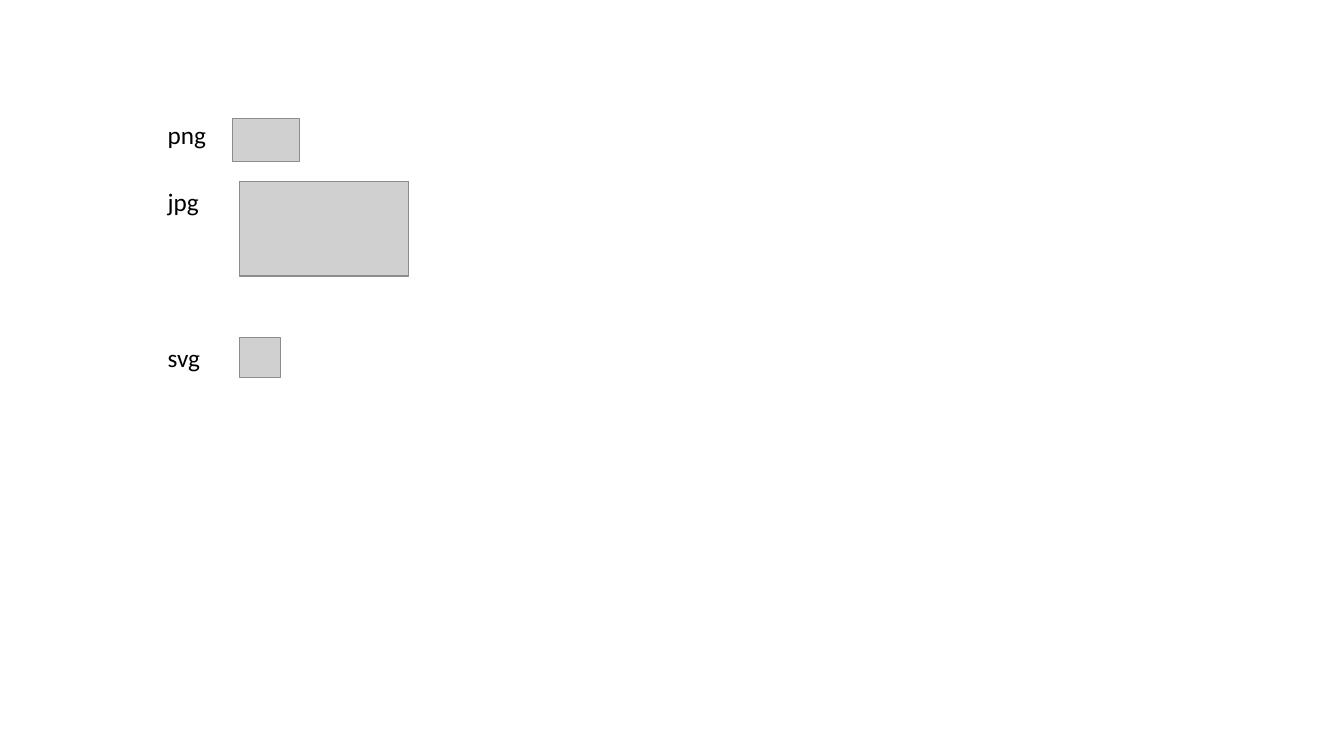
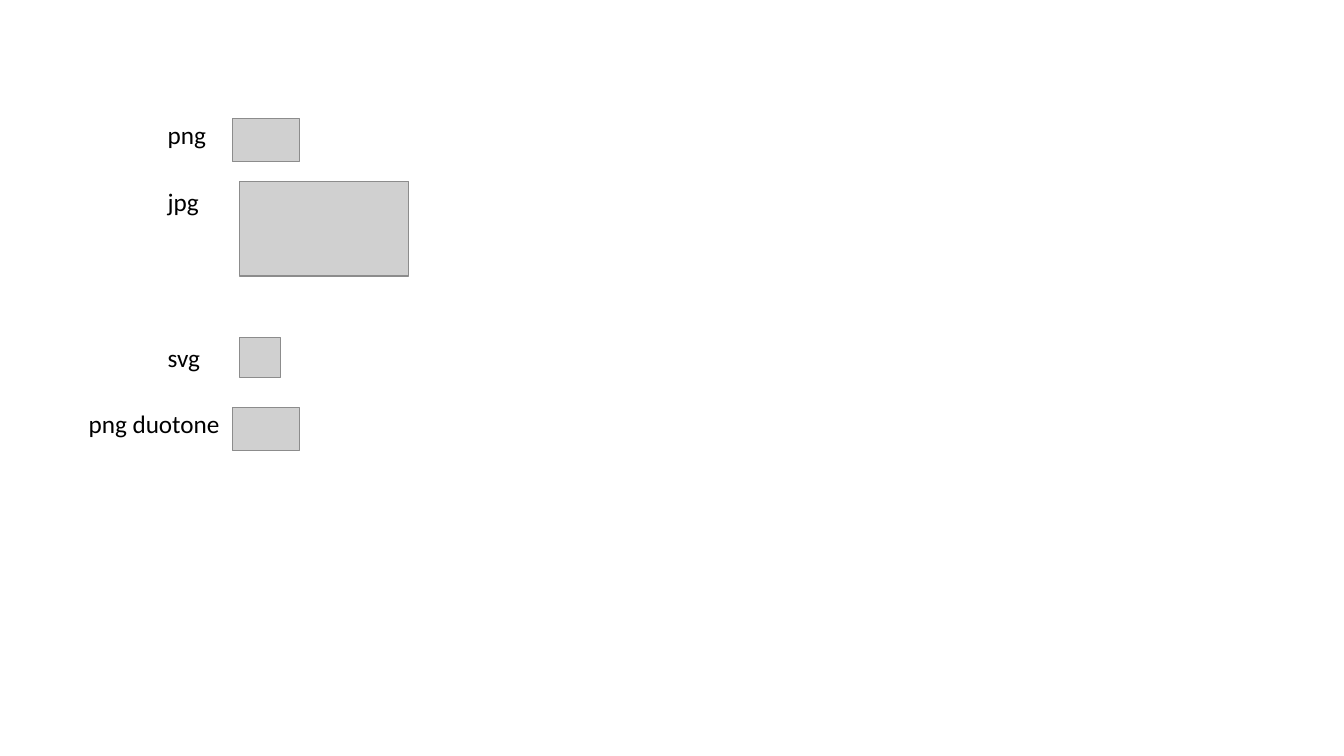
Before and after one commit to singerla/pptx-automizer, a slide deck: slide 2 of __tests__/pptx-templates/SlideWithImages.pptx. Drawn at 1344x756 pixels with LibreOffice and Linux fonts; fonts in the diff are those of the drawing; grey boxes stand for pictures. Boxes give left, top, right and bottom in pixels: in the first picture for what was removed or moved away, otherwise in the second. Text is boxed around its words. In the diff, an @@ line names an element or a change of style, - is before the commit and + after.

Commit message:
chore(test): add external png to media dir; add duotone example to SlideWithImages.pptx

```diff
--- a/__tests__/pptx-templates/SlideWithImages.pptx
+++ b/__tests__/pptx-templates/SlideWithImages.pptx
@@ text added at box(89, 415, 220, 438), 18 pt, text #000000 @@
+png duotone
@@ picture added at box(232, 407, 299, 451) @@
```
Also in this commit, not shown: 1 other file.
